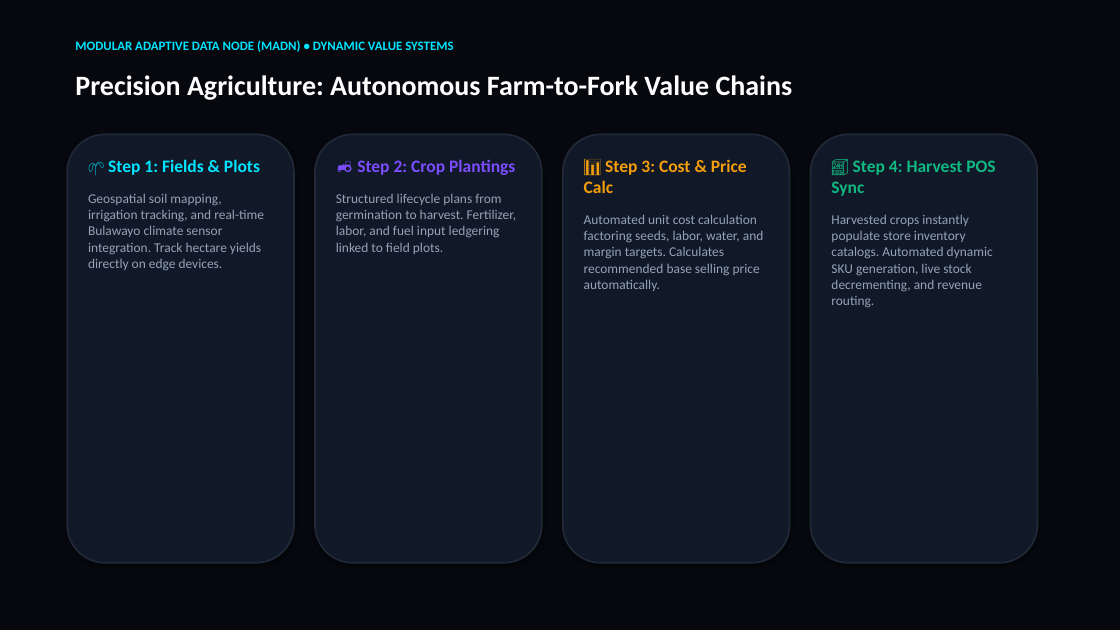
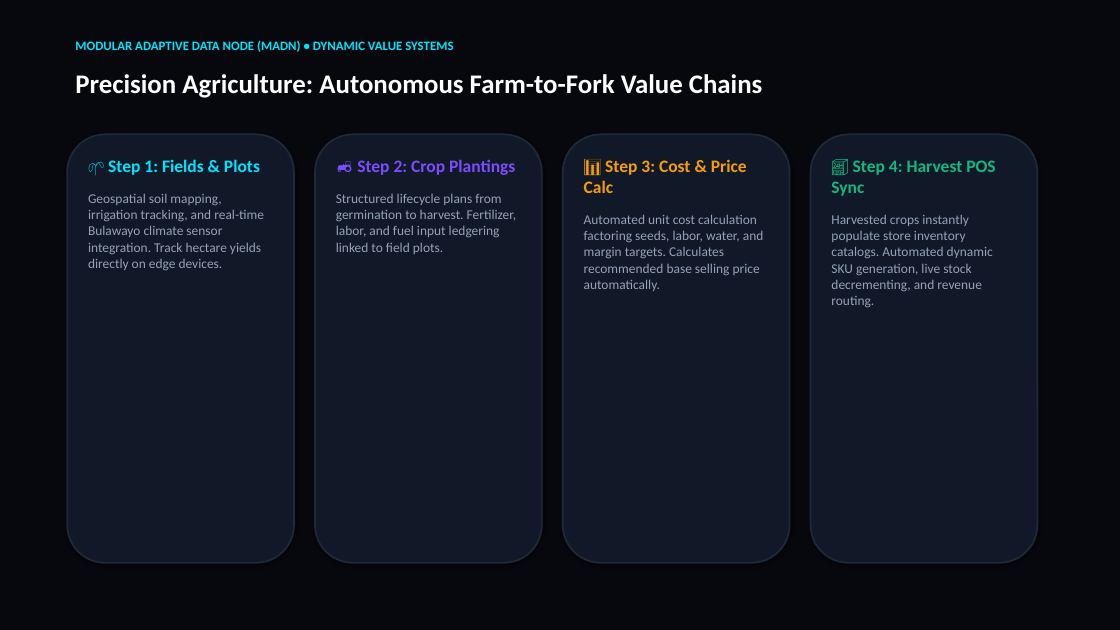
Before and after one commit to pmd742omni/2026-02-15-Sun-2055-Modular-Adaptive-Data-Node--MAD---Node--for-Dynamic-Value-Systems, a slide deck: slide 8 of 01_Documentation_and_Thesis/MADN_Dynamic_Value_Systems_Presentation.pptx (slide 6 before the commit). Drawn at 1120x630 pixels with LibreOffice and Linux fonts; fonts in the diff are those of the drawing. Boxes give left, top, right and bottom in pixels: in the first picture for what was removed or moved away, otherwise in the second. Text is boxed around its words. In the diff, an @@ line names an element or a change of style, - is before the commit and + after.

```diff
--- a/01_Documentation_and_Thesis/MADN_Dynamic_Value_Systems_Presentation.pptx
+++ b/01_Documentation_and_Thesis/MADN_Dynamic_Value_Systems_Presentation.pptx
@@ text "Precision Agriculture: Autonomous Farm-to-Fork Value ..." at [75, 74, 762, 98]: size 24 to 23 pt @@
```
Also in this commit, not shown: 7 other slides changed, 3 slides added, 1 slide removed, 1 other file.
